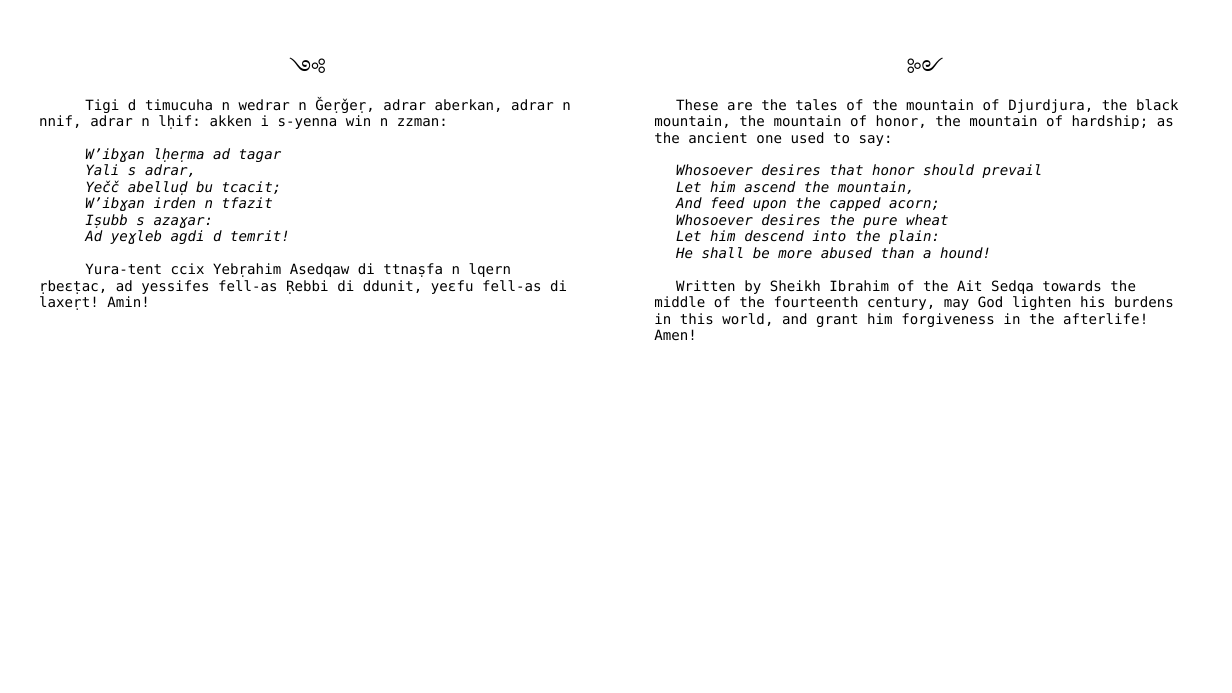
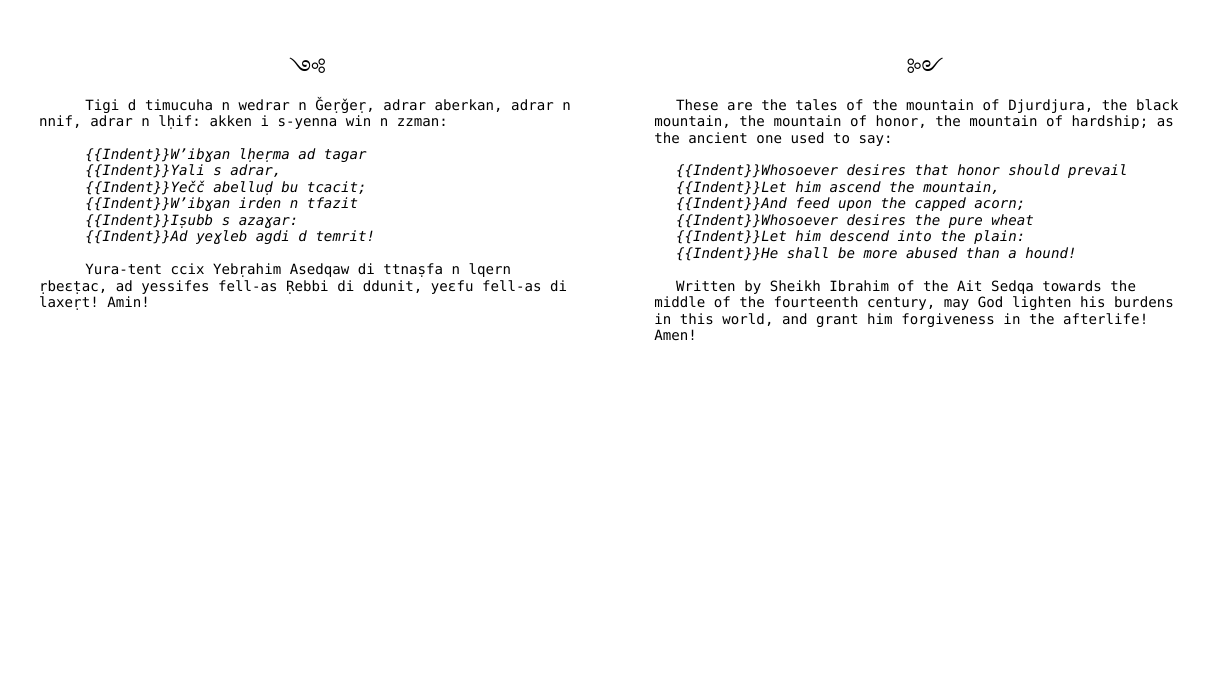
Before and after one commit to sferhah/tamacahut_n_wuccen, a slide deck: slide 3 of Uccen.ConsoleApp/Resources/pptx/uccen.eng.pptx. Drawn at 1232x693 pixels with LibreOffice and Linux fonts; fonts in the diff are those of the drawing. Boxes give left, top, right and bottom in pixels: in the first picture for what was removed or moved away, otherwise in the second. Text is boxed around its words. In the diff, an @@ line names an element or a change of style, - is before the commit and + after.

```diff
--- a/Uccen.ConsoleApp/Resources/pptx/uccen.eng.pptx
+++ b/Uccen.ConsoleApp/Resources/pptx/uccen.eng.pptx
@@ table at (x1=30, y1=15, x2=1205, y2=668) @@
-row 3, column 1: Tigi d timucuha n wedrar n Ǧeṛǧeṛ, adrar aberkan, adrar n nnif, adrar n lḥif: akken i s-yenna win n zzman: / W’ibɣan lḥeṛma ad tagar / Yali s adrar, / Yečč abelluḍ bu tcacit; / W’ibɣan irden n tfazit / Iṣubb s azaɣar: / Ad yeɣleb agdi d temrit! / Yura-tent ccix Yebṛahim Asedqaw di ttnaṣfa n lqern ṛbeɛṭac, ad yessifes fell-as Ṛebbi di ddunit, yeɛfu fell-as di laxeṛt! Amin!
+row 3, column 1: Tigi d timucuha n wedrar n Ǧeṛǧeṛ, adrar aberkan, adrar n nnif, adrar n lḥif: akken i s-yenna win n zzman: / {{Indent}}W’ibɣan lḥeṛma ad tagar / {{Indent}}Yali s adrar, / {{Indent}}Yečč abelluḍ bu tcacit; / {{Indent}}W’ibɣan irden n tfazit / {{Indent}}Iṣubb s azaɣar: / {{Indent}}Ad yeɣleb agdi d temrit! / Yura-tent ccix Yebṛahim Asedqaw di ttnaṣfa n lqern ṛbeɛṭac, ad yessifes fell-as Ṛebbi di ddunit, yeɛfu fell-as di laxeṛt! Amin!
-row 3, column 3: These are the tales of the mountain of Djurdjura, the black mountain, the mountain of honor, the mountain of hardship; as the ancient one used to say: / Whosoever desires that honor should prevail / Let him ascend the mountain, / And feed upon the capped acorn; / Whosoever desires the pure wheat / Let him descend into the plain: / He shall be more abused than a hound! / Written by Sheikh Ibrahim of the Ait Sedqa towards the middle of the fourteenth century, may God lighten his burdens in this world, and grant him forgiveness in the afterlife! Amen!
+row 3, column 3: These are the tales of the mountain of Djurdjura, the black mountain, the mountain of honor, the mountain of hardship; as the ancient one used to say: / {{Indent}}Whosoever desires that honor should prevail / {{Indent}}Let him ascend the mountain, / {{Indent}}And feed upon the capped acorn; / {{Indent}}Whosoever desires the pure wheat / {{Indent}}Let him descend into the plain: / {{Indent}}He shall be more abused than a hound! / Written by Sheikh Ibrahim of the Ait Sedqa towards the middle of the fourteenth century, may God lighten his burdens in this world, and grant him forgiveness in the afterlife! Amen!
```
Also in this commit, not shown: 7 other slides changed, 10 other files.
